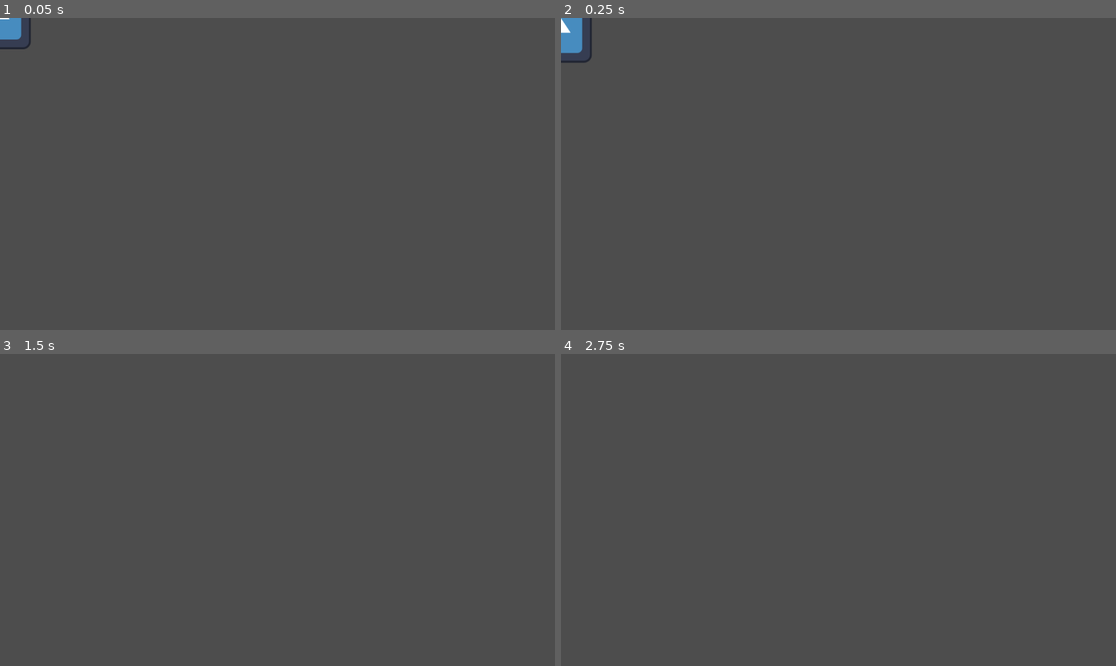
Above: before the commit, frames 1-4 (two rows, left to right).
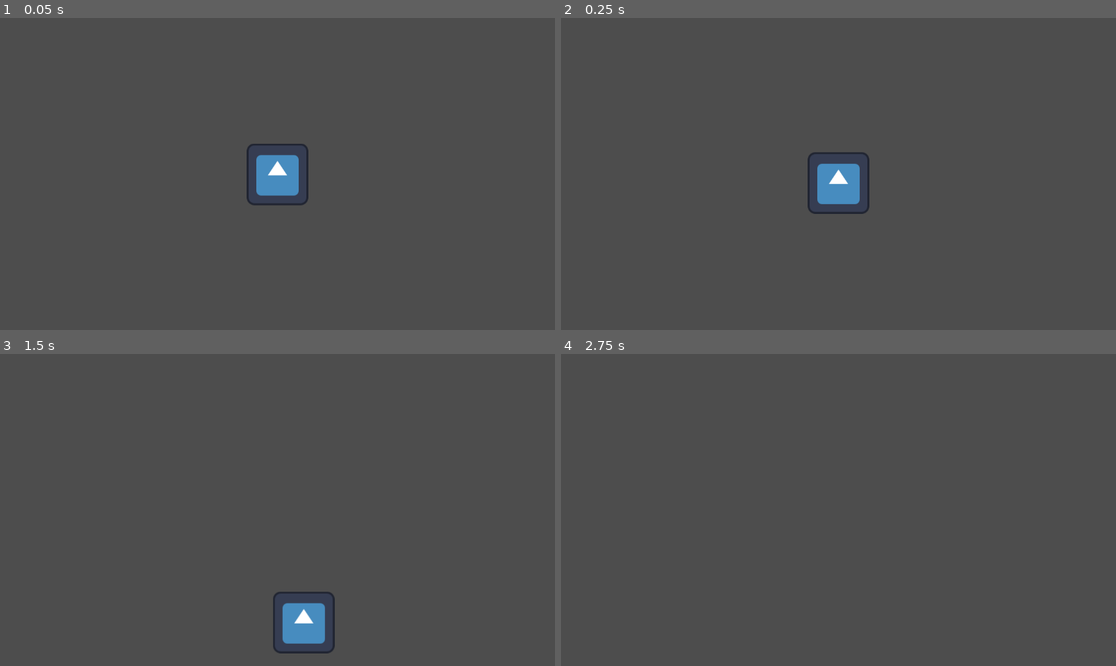
Above: after the commit, the same moments.

Repository: Dekoder-py/DaydreamProject
Game: Godot game, scene res://scenes/player.tscn
Two runs of this game, one before a commit and one after it. Both use one fixed random seed, a clock stepped at 60 frames per second and the inputs below. This scene is started directly instead of the project's main scene. The engine's default icon, where the game draws it, is replaced by a stand-in: a white triangle on a blue panel in a dark square.
Inputs:
- Up to frame 1 (0.05 s): no input
- Up to frame 2 (0.25 s): no input
- Up to frame 3 (1.5 s): tap Enter at 0.5 s; hold Right (right) from 0.53 s (still down); tap W (jump) at 0.77 s
- Up to frame 4 (2.75 s): tap W (jump) at 1.52 s; release Right (right) at 2.03 s; hold A (left) from 2.03 s (still down)

The runs differ from the first frame. In frame 1, 1.6% of the frame differs, in the area x 0-56%, y 0-61%; in frame 2, 1.8%, in the area x 0-56%, y 0-63%; in frame 3, 1.3%; in frame 4, nothing differs.

Commit message:
add camera to player

Diff:
--- a/scenes/player.tscn
+++ b/scenes/player.tscn
@@ -10,3 +10,6 @@
 texture = ExtResource("2_qhqgy")
 
 [node name="CollisionShape" type="CollisionShape2D" parent="."]
+
+[node name="Camera" type="Camera2D" parent="."]
+position_smoothing_enabled = true
